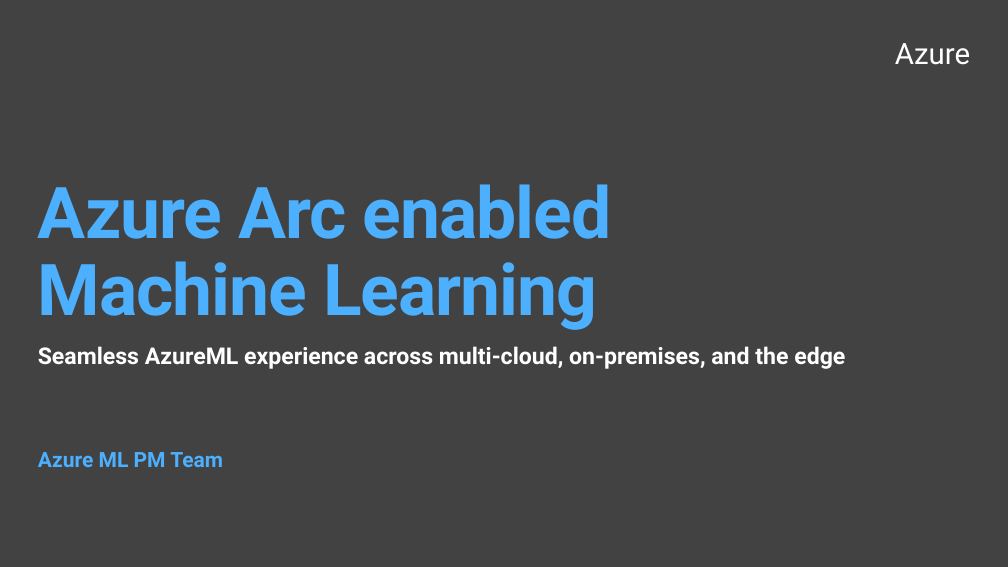
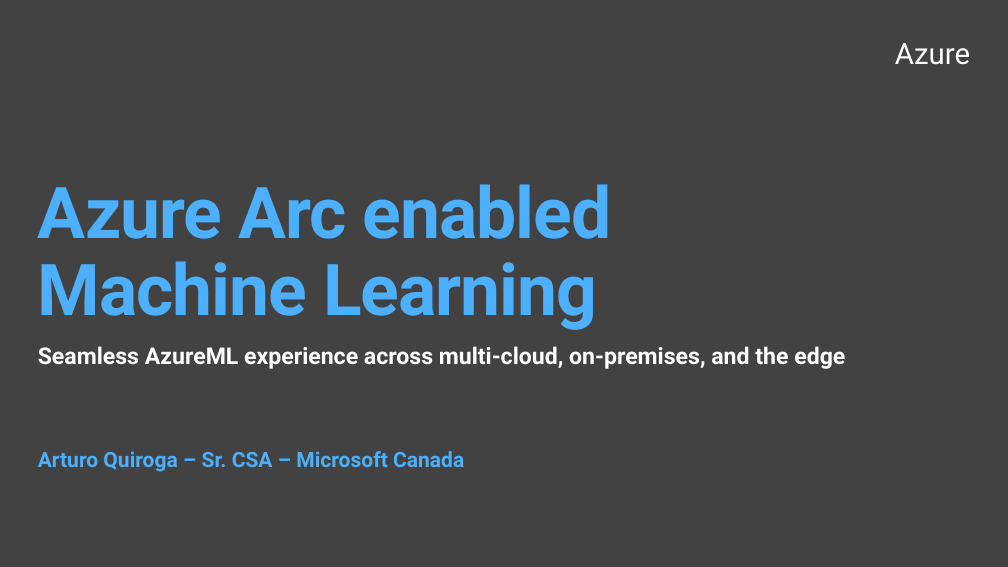
Before and after one commit to Arturo-Quiroga-MSFT/FULLY-MANAGED, a slide deck: slide 1 of ArcML introduction - deep dive.pptx. Drawn at 1008x567 pixels with LibreOffice and Linux fonts; fonts in the diff are those of the drawing; background and template pictures are left out. Boxes give left, top, right and bottom in pixels: in the first picture for what was removed or moved away, otherwise in the second. Text is boxed around its words. In the diff, an @@ line names an element or a change of style, - is before the commit and + after.

```diff
--- a/ArcML introduction - deep dive.pptx
+++ b/ArcML introduction - deep dive.pptx
@@ text at bbox=[38, 451, 464, 472]: text changed @@
-Azure ML PM Team
+Arturo Quiroga – Sr. CSA – Microsoft Canada
```
Also in this commit, not shown: 1 other file.
